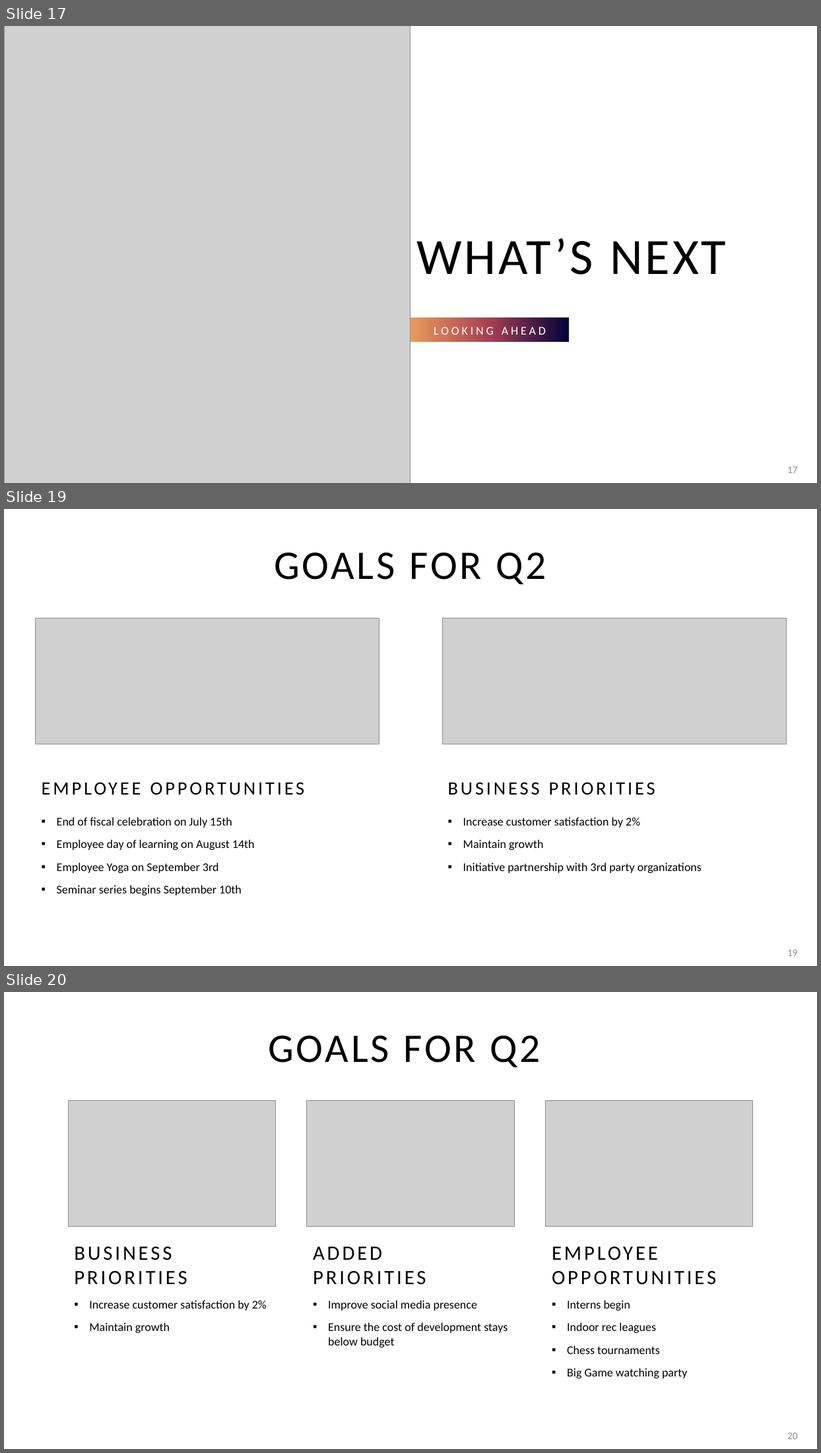
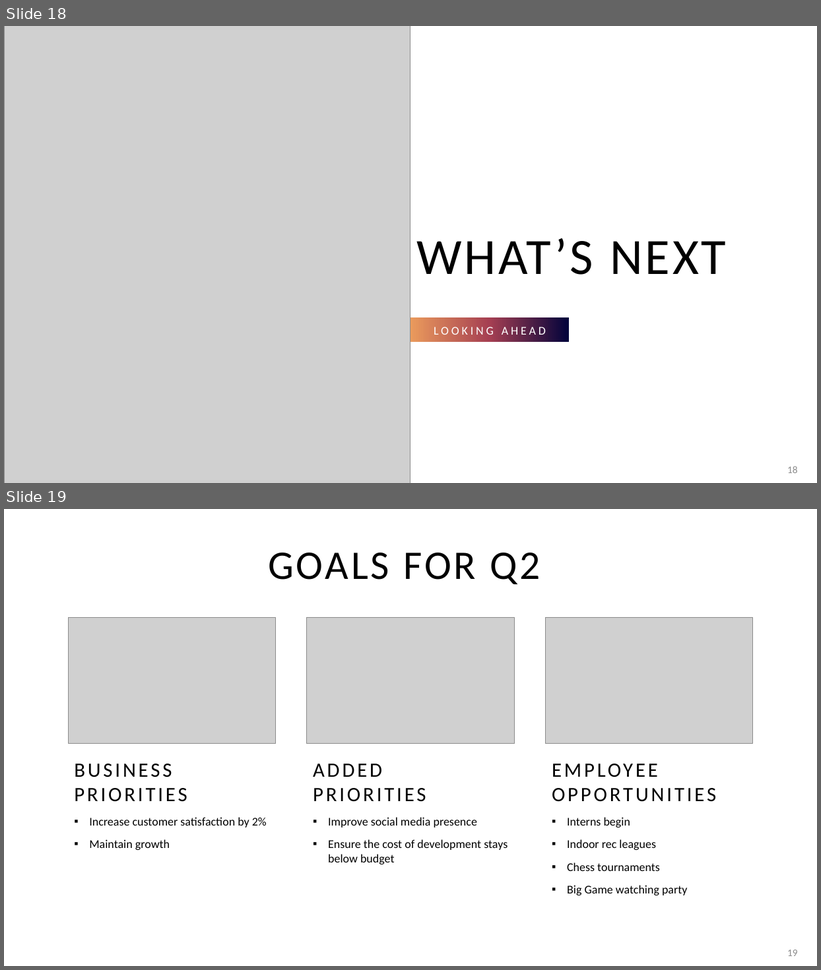
Before and after one commit to faridnec/forecasting-tech-adoption, a slide deck: presentation.pptx. Shown one above the other, each under a label of ours: slides 17, 19 and 20 before the commit, slides 18 and 19 after it; the slides between them are not shown. The pictures are 821x1453 and 821x970 pixels, drawn with LibreOffice and Linux fonts; fonts in the diff are those of the drawing; grey boxes stand for pictures. Boxes give left, top, right and bottom in pixels: in the first picture for what was removed or moved away, otherwise in the second. Text is boxed around its words. In the diff, an @@ line names an element or a change of style, - is before the commit and + after.

```diff
--- a/presentation.pptx
+++ b/presentation.pptx
@@ slide 19 removed at (x1=4, y1=509, x2=817, y2=966), background #FFFFFF @@
@@ title removed at (x1=274, y1=553, x2=547, y2=584) @@
-GOALS FOR Q2
@@ picture removed at (x1=35, y1=618, x2=379, y2=745) @@
@@ picture removed at (x1=443, y1=618, x2=787, y2=745) @@
@@ text removed at (x1=42, y1=782, x2=305, y2=795) @@
-EMPLOYEE OPPORTUNITIES
@@ text removed at (x1=448, y1=782, x2=655, y2=795) @@
-BUSINESS PRIORITIES
@@ text removed at (x1=57, y1=817, x2=255, y2=896) @@
-▪ End of fiscal celebration on July 15th
-▪ Employee day of learning on August 14th
-▪ Employee Yoga on September 3rd
-▪ Seminar series begins September 10th
@@ text removed at (x1=463, y1=817, x2=702, y2=873) @@
-▪ Increase customer satisfaction by 2%
-▪ Maintain growth
-▪ Initiative partnership with 3rd party organizations
@@ page number removed at (x1=787, y1=950, x2=798, y2=956) @@
-19
@@ what was slide 17 is now slide 18 @@
@@ page number at (x1=787, y1=466, x2=798, y2=473): text changed @@
-17
+18
@@ what was slide 20 is now slide 19 @@
@@ page number at (x1=787, y1=950, x2=798, y2=956): text changed @@
-20
+19
```
Also in this commit, not shown: 2 slides changed, 1 slide added, 1 other slide removed, 4 other files.
